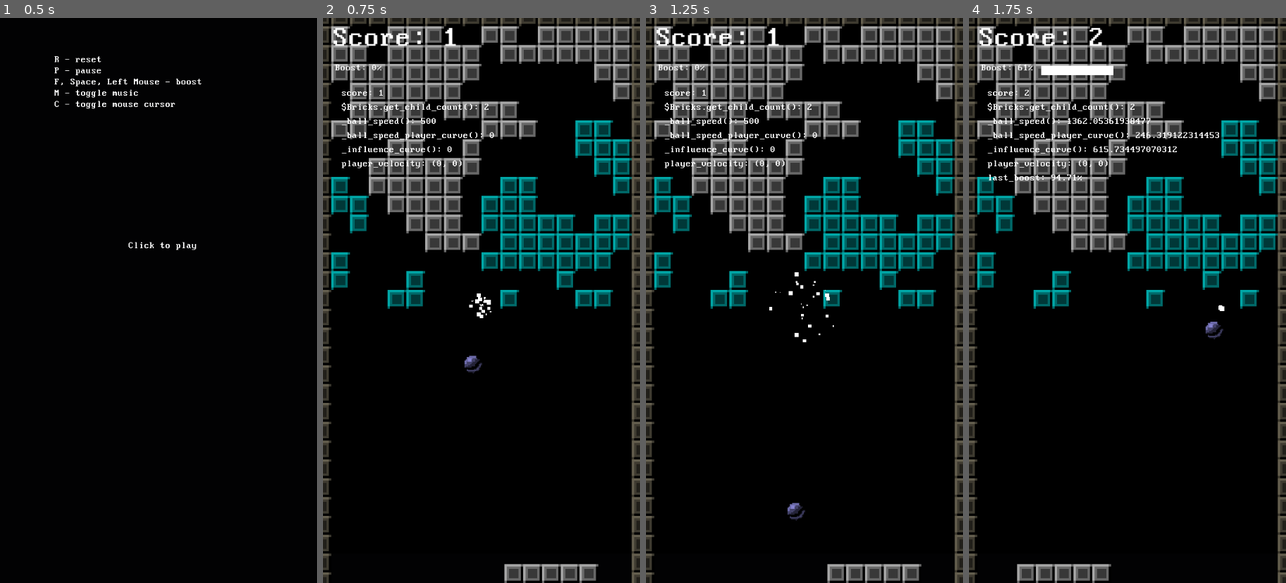
Above: before the commit, frames 1-4 (left to right).
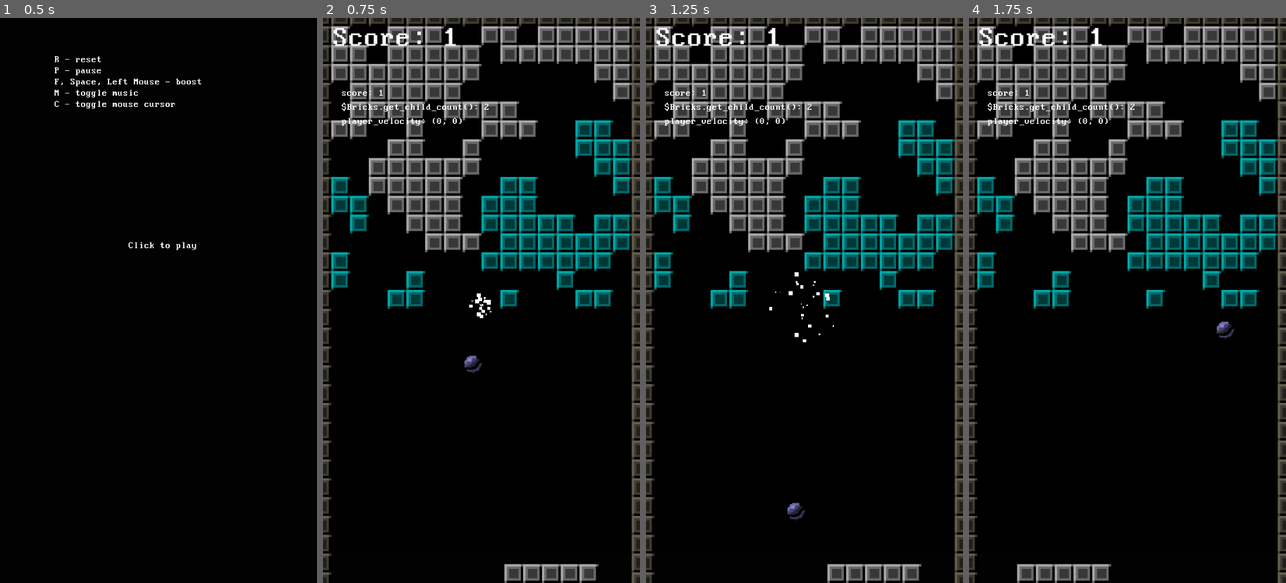
Above: after the commit, the same moments.

Repository: arunas-cesonis/pingpong2
Game: Godot game, scene res://main.tscn
The game is run twice, just before and just after one commit, with the same random seed, the same clock (stepped at 60 frames per second) and the same inputs.
Inputs (mouse positions are in pixels of both pictures, inside the frame that each line leads up to):
- Up to frame 1 (0.5 s): no input
- Up to frame 2 (0.75 s): tap Enter (Start) at 0.5 s; move the mouse to (551, 272) at 0.52 s; tap F (Boost) at 0.6 s
- Up to frame 3 (1.25 s): no input
- Up to frame 4 (1.75 s): move the mouse to (1064, 328) at 1.27 s; tap F (Boost) at 1.35 s

Frame 1 is identical in both runs. In frame 2, 0.7% of the frame differs, in the area x 3-54%, y 8-27%; in frame 3, 0.7%; in frame 4, 2.1%, in the area x 3-86%, y 1-57%.

Commit message:
Split out ball

Diff:
--- /dev/null
+++ b/ball.gd
@@ -0,0 +1,44 @@
+extends AnimatableBody2D
+
+var base_speed := 500.0
+var direction := Vector2.DOWN
+var player_duration := 1.0
+var influence_duration := 1.0
+var player_time := player_duration
+var influence_time := influence_duration
+var influence_min_distance := 20.0
+var influence_max_distance := 200.0
+
+enum InfluenceState {TOO_FAR, USED, AVAILABLE}
+var influence_state: InfluenceState = InfluenceState.TOO_FAR
+
+func _physics_process(delta: float) -> void:
+	player_time = minf(player_duration, player_time + delta)
+	influence_time = minf(influence_duration, influence_time + delta)
+
+func velocity(influence_curve: Curve, player_curve: Curve) -> Vector2:
+	var player_speed = player_curve.sample(player_time / player_duration)
+	var influence_speed = influence_curve.sample(influence_time / influence_duration)
+	return direction * (base_speed + player_speed + influence_speed)
+
+func calc_influence(player_position: Vector2, boost_pressed: bool) -> bool:
+	var distance := absf(player_position.y - position.y)
+	var inside := distance >= influence_min_distance and distance <= influence_max_distance
+	if influence_state == InfluenceState.TOO_FAR:
+		if inside:
+			influence_state = InfluenceState.AVAILABLE
+	elif influence_state == InfluenceState.AVAILABLE:
+		if not inside:
+			influence_state = InfluenceState.TOO_FAR
+		else:
+			if boost_pressed:
+				influence_state = InfluenceState.USED
+				var amount := (distance - influence_min_distance) / (influence_max_distance - influence_min_distance)
+				influence_time = amount * influence_duration
+				return true
+
+	elif influence_state == InfluenceState.USED:
+		if not inside:
+			influence_state = InfluenceState.TOO_FAR
+
+	return false
--- /dev/null
+++ b/ball.tscn
@@ -0,0 +1,24 @@
+[gd_scene load_steps=4 format=3 uid="uid://7v3f2uoavcxq"]
+
+[ext_resource type="Script" path="res://ball.gd" id="1_hyhk8"]
+[ext_resource type="Texture2D" uid="uid://bhbvodns08cne" path="res://graphics1.png" id="1_xa56w"]
+
+[sub_resource type="CircleShape2D" id="CircleShape2D_wka3s"]
+radius = 16.0
+
+[node name="Ball" type="AnimatableBody2D"]
+position = Vector2(270, 480)
+sync_to_physics = false
+script = ExtResource("1_hyhk8")
+
+[node name="Sprite2D" type="Sprite2D" parent="."]
+modulate = Color(0.639216, 0.627451, 1, 1)
+texture_filter = 1
+scale = Vector2(2, 2)
+texture = ExtResource("1_xa56w")
+hframes = 2
+vframes = 2
+
+[node name="CollisionShape2D" type="CollisionShape2D" parent="."]
+visible = false
+shape = SubResource("CircleShape2D_wka3s")
--- a/debug.gd
+++ b/debug.gd
@@ -8,13 +8,6 @@
 	normal = Vector2(0.0, 0.0),
 	angle_min = 0.0,
 	angle_max = 0.0,
-}
-
-var influence = {
-	ball = Vector2.ZERO,
-	player = Vector2.ZERO,
-	min_distance = 0.0,
-	max_distance = 0.0,
 }
 
 var values = {}
@@ -56,26 +49,11 @@
 	else:
 		_draw_text("%.2f" % [rad_to_deg(angle_u)], p + vout)
 
-func _draw_influence(d: Dictionary) -> void:
-	var player: Vector2 = d.player
-	var ball: Vector2 = d.ball
-	var min_distance: float = d.min_distance
-	var max_distance: float = d.max_distance
-	var distance := absf(player.y - ball.y)
-	if distance <= max_distance and distance >= min_distance:
-		var a := Vector2(0.0, player.y - max_distance)
-		var b := Vector2(1080.0, player.y - max_distance)
-		draw_dashed_line(a, b, Color.WHITE, 2.0, 5.0, false)
-		a = Vector2(0.0, player.y - min_distance)
-		b = Vector2(1080.0, player.y - min_distance)
-		draw_dashed_line(a, b, Color.WHITE, 2.0, 5.0, false)
-
 func _draw():
 	if not OS.has_feature('debug'):
 		return
 	# bounce
 	_draw_bounce(bounce)
-	_draw_influence(influence)
 	# values
 	var h := 132.0
 	for k in values:
--- a/game.gd
+++ b/game.gd
@@ -26,35 +26,23 @@
 # Sound
 
 const Brick = preload("res://brick.gd")
+const Ball = preload("res://ball.gd")
 const BrickTscn = preload("res://brick.tscn")
 const RotatingBrick = preload("res://rotating_brick.gd")
 
 @onready var player: AnimatableBody2D = $Player
 @onready var player_collision_shape: RectangleShape2D = player.find_child("CollisionShape2D", false).shape
-@onready var ball: AnimatableBody2D = $Ball
+@onready var ball: Ball = $Ball
 @onready var debug: Node2D = $Debug
 
 @export_group("Common")
 
-@export_range(0.0, 200.0) var influence_min_distance := 20.0
-@export_range(0.0, 200.0) var influence_max_distance := 200.0
 @export var influence_curve: Curve = Curve.new()
-@export_range(0.0, 10.0, 0.001) var influence_duration: float = 1.0
-@onready var influence_time := influence_duration
+@export var ball_speed_player_collision: Curve = Curve.new()
 
-enum InfluenceState {TOO_FAR, USED, AVAILABLE}
-var influence_state: InfluenceState = InfluenceState.TOO_FAR
-
-@export var initial_ball_direction := Vector2(0.0, 1.0)
 @export var player_speed := 500.0
 @export var reflect_amount := 1.0
 @export var spawn_on_collision: PackedScene = null
-@export_category("Ball speed")
-@export var base_ball_speed := 500.0
-
-@export var ball_speed_player_collision: Curve = Curve.new()
-@export_range(0.0, 10.0, 0.001) var ball_speed_player_duration: float = 1.0
-@onready var ball_speed_player_time := ball_speed_player_duration
 
 @export_group("Ball collision")
 @export_category("Wall")
@@ -69,26 +57,10 @@
 var score := 0
 var brick_progress := 0.0
 
-@onready var ball_speed = base_ball_speed
-@onready var ball_direction = initial_ball_direction
-var ball_hits := 2
-
 signal finished(score: int)
 
 func _ready() -> void:
-	$BoostBar.scale.x = 0.0
-
-func _ball_speed_player_curve() -> float:
-	return ball_speed_player_collision.sample(ball_speed_player_time / ball_speed_player_duration)
-
-func _influence_curve() -> float:
-	return influence_curve.sample(influence_time / influence_duration)
-
-func _ball_speed() -> float:
-	return base_ball_speed + _ball_speed_player_curve() + _influence_curve()
-
-func _ball_velocity() -> Vector2:
-	return ball_direction * _ball_speed()
+	pass
 
 func _limit_bounce_angle(normal: Vector2, direction: Vector2, limit_min: float, limit_max: float) -> Vector2:
 	var angle = normal.angle_to(direction)
@@ -98,46 +70,17 @@
 func _play_sound(sound: AudioStreamPlayer) -> void:
 	sound.play()
 
-func _calc_influence() -> void:
-	var distance := absf(player.position.y - ball.position.y)
-	var inside := distance >= influence_min_distance and distance <= influence_max_distance
-	if influence_state == InfluenceState.TOO_FAR:
-		if inside:
-			influence_state = InfluenceState.AVAILABLE
-	elif influence_state == InfluenceState.AVAILABLE:
-		if not inside:
-			influence_state = InfluenceState.TOO_FAR
-		else:
-			if Input.is_action_just_pressed("Boost"):
-				influence_state = InfluenceState.USED
-				var amount := (distance - influence_min_distance) / (influence_max_distance - influence_min_distance)
-				if OS.has_feature('debug'):
-					$Debug.values.last_boost = "%.2f%%" % (100.0 - (amount * 100.0))
-				_play_sound($Sounds/Boost)
-				influence_time = amount * influence_duration
-
-	elif influence_state == InfluenceState.USED:
-		if not inside:
-			influence_state = InfluenceState.TOO_FAR
-
-	if OS.has_feature('debug'):
-		$Debug.influence.player = player.position
-		$Debug.influence.ball = ball.position
-		$Debug.influence.min_distance = influence_min_distance
-		$Debug.influence.max_distance = influence_max_distance
-
 func _update_score_graphics() -> void:
 	$Score.text = "Score: " + str(score)
 
 func _physics_process(delta: float) -> void:
 	player.move_and_collide(Vector2(player.get_local_mouse_position().x * 0.5, 0.0))
-	ball_speed_player_time = minf(ball_speed_player_duration, ball_speed_player_time + delta)
-	influence_time = minf(influence_duration, influence_time + delta)
 
 	# safe_margin = 1.0 here helps to unstuck the ball from rotating platforms
 	# and player controlled platform
 	var safe_margin := 1.0
-	var collision = ball.move_and_collide(_ball_velocity() * delta, false, safe_margin)
+	var velocity = ball.velocity(influence_curve, ball_speed_player_collision)
+	var collision = ball.move_and_collide(velocity * delta, false, safe_margin)
 	if collision:
 		var normal: Vector2 = collision.get_normal()
 
@@ -149,9 +92,9 @@
 			var offset := player.position.x - collision.get_position().x
 			var offset_normalized := offset / player_collision_shape.size.x
 			var angle = reflect_amount * -offset_normalized
-			ball_speed_player_time = 0.0
+			ball.player_time = 0.0
 
-			ball_direction = Vector2.UP.rotated(angle)
+			ball.direction = Vector2.UP.rotated(angle)
 
 		elif collision.get_collider() is Brick:
 			var brick := collision.get_collider() as Brick
@@ -169,16 +112,17 @@
 
 			var amin := deg_to_rad(brick_angle_limit_min)
 			var amax := deg_to_rad(brick_angle_limit_max)
-			ball_direction = ball_direction.bounce(normal).normalized()
-			ball_direction = _limit_bounce_angle(normal, ball_direction, amin, amax)
+			ball.direction = ball.direction.bounce(normal).normalized()
+			ball.direction = _limit_bounce_angle(normal, ball.direction, amin, amax)
 		else:
 			_play_sound($Sounds/Collision)
 			var amin := deg_to_rad(wall_angle_limit_min)
 			var amax := deg_to_rad(wall_angle_limit_max)
-			ball_direction = ball_direction.bounce(normal).normalized()
-			ball_direction = _limit_bounce_angle(normal, ball_direction, amin, amax)
+			ball.direction = ball.direction.bounce(normal).normalized()
+			ball.direction = _limit_bounce_angle(normal, ball.direction, amin, amax)
 
-	_calc_influence()
+	if ball.calc_influence(player.position, Input.is_action_just_pressed("Boost")):
+		_play_sound($Sounds/Boost)
 
 	if ball.position.y > player.position.y:
 		if finished.get_connections().is_empty():
@@ -186,17 +130,8 @@
 		else:
 			finished.emit(score)
 
-func _update_boost_graphics() -> void:
-	var percent := _influence_curve() / influence_curve.max_value
-	$BoostBar.scale.x = percent
-	$BoostLabel.text = "Boost: %d%%" % int(percent * 100.0)
-
 func _process(_delta: float) -> void:
-	_update_boost_graphics()
 	if OS.has_feature('debug'):
 		$Debug.update_value("score", score)
 		$Debug.update_value("$Bricks.get_child_count()", $Bricks.get_child_count())
-		$Debug.update_value("_ball_speed()", _ball_speed())
-		$Debug.update_value("_ball_speed_player_curve()", _ball_speed_player_curve())
-		$Debug.update_value("_influence_curve()", _influence_curve())
 		$Debug.update_value("player_velocity", player_velocity)
--- a/game.tscn
+++ b/game.tscn
@@ -6,6 +6,7 @@
 [ext_resource type="PackedScene" uid="uid://b6p7ocg803f8u" path="res://wall.tscn" id="3_bbarr"]
 [ext_resource type="Texture2D" uid="uid://bhbvodns08cne" path="res://graphics1.png" id="3_hoi0h"]
 [ext_resource type="Script" path="res://debug.gd" id="3_xqd3c"]
+[ext_resource type="PackedScene" uid="uid://7v3f2uoavcxq" path="res://ball.tscn" id="5_acxhm"]
 [ext_resource type="AudioStream" uid="uid://cl451kypv58qc" path="res://sounds/boost.wav" id="6_mal7r"]
 [ext_resource type="AudioStream" uid="uid://cbc0d7cqr4yhm" path="res://sounds/collision2.wav" id="7_s326o"]
 [ext_resource type="AudioStream" uid="uid://dslylnpndtw58" path="res://sounds/collision.wav" id="8_vli6k"]
@@ -24,9 +25,6 @@
 
 [sub_resource type="RectangleShape2D" id="RectangleShape2D_2yc25"]
 size = Vector2(160, 32)
-
-[sub_resource type="CircleShape2D" id="CircleShape2D_wka3s"]
-radius = 16.0
 
 [node name="Game" type="Node2D"]
 process_mode = 1
@@ -100,21 +98,7 @@
 visible = false
 shape = SubResource("RectangleShape2D_2yc25")
 
-[node name="Ball" type="AnimatableBody2D" parent="."]
-position = Vector2(270, 480)
-sync_to_physics = false
-
-[node name="Sprite2D" type="Sprite2D" parent="Ball"]
-modulate = Color(0.639216, 0.627451, 1, 1)
-texture_filter = 1
-scale = Vector2(2, 2)
-texture = ExtResource("3_hoi0h")
-hframes = 2
-vframes = 2
-
-[node name="CollisionShape2D" type="CollisionShape2D" parent="Ball"]
-visible = false
-shape = SubResource("CircleShape2D_wka3s")
+[node name="Ball" parent="." instance=ExtResource("5_acxhm")]
 
 [node name="Debug" type="Node2D" parent="."]
 script = ExtResource("3_xqd3c")
@@ -132,10 +116,6 @@
 
 [node name="Boost" type="AudioStreamPlayer" parent="Sounds"]
 stream = ExtResource("6_mal7r")
-
-[node name="BoostBar" type="Polygon2D" parent="."]
-position = Vector2(123, 81)
-polygon = PackedVector2Array(0, 0, 200, 0, 200, 16, 0, 16)
 
 [node name="WallVertical" parent="." instance=ExtResource("3_bbarr")]
 position = Vector2(-2, 494)
@@ -156,11 +136,3 @@
 scale = Vector2(0.991981, 1.00736)
 theme_override_font_sizes/font_size = 48
 text = "Score:"
-
-[node name="BoostLabel" type="Label" parent="."]
-offset_left = 21.0
-offset_top = 77.0
-offset_right = 70.0
-offset_bottom = 100.0
-scale = Vector2(0.991981, 1.00736)
-text = "Boost:"
